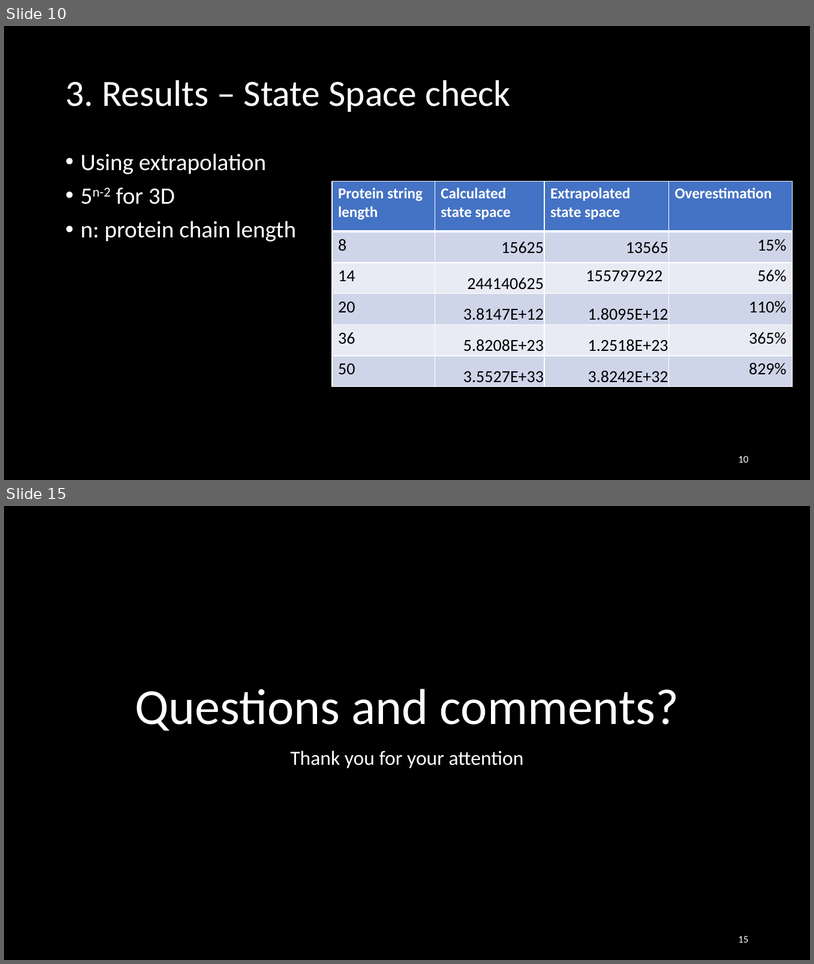
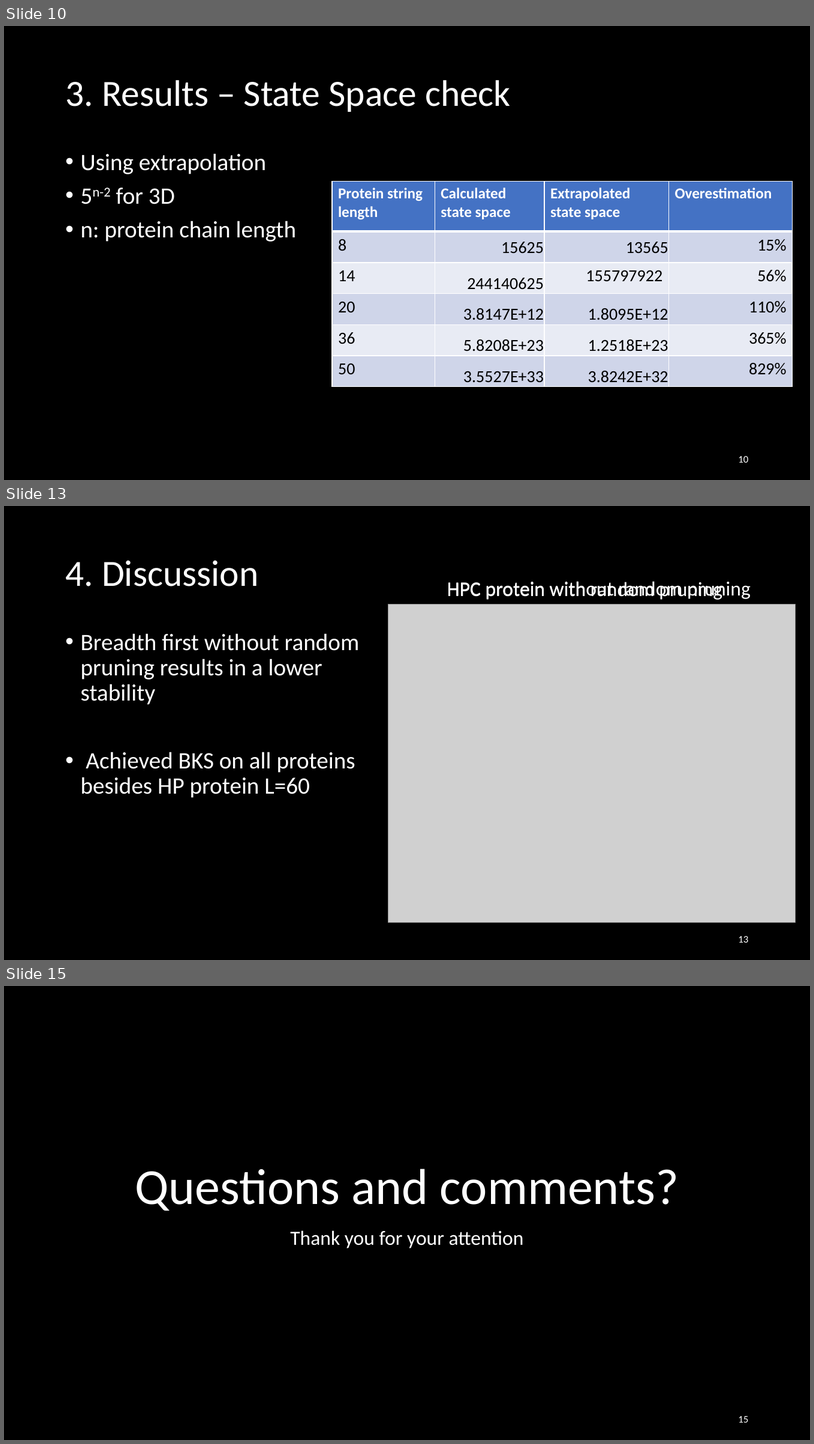
Before and after one commit to Loek21/Protein-Pow-d-er, a slide deck: Docs/PPP, final.pptx. Shown one above the other, each under a label of ours: slides 10 and 15 before the commit, slides 10, 13 and 15 after it; the slides between them are not shown. The pictures are 814x964 and 814x1444 pixels, drawn with LibreOffice and Linux fonts; fonts in the diff are those of the drawing; grey boxes stand for pictures. Boxes give left, top, right and bottom in pixels: in the first picture for what was removed or moved away, otherwise in the second. Text is boxed around its words. In the diff, an @@ line names an element or a change of style, - is before the commit and + after.

```diff
--- a/Docs/PPP, final.pptx
+++ b/Docs/PPP, final.pptx
@@ slide 13 added at [4,506,810,960], background #000000 @@
@@ title added at [65,560,258,586], 44 pt, text #FFFFFF @@
+4. Discussion
@@ text added at [447,581,751,600], 24 pt, text #FFFFFF @@
+HPC protein without random pruning
@@ text added at [591,581,723,600], 24 pt, text #FFFFFF @@
+HPC protein with random pruning
@@ picture added at [389,604,796,922] @@
@@ text added at [81,633,360,798], 28 pt, text #FFFFFF @@
+• Breadth first without random pruning results in a lower stability
+• Achieved BKS on all proteins besides HP protein L=60
@@ page number added at [738,936,749,942], 12 pt, text #FFFFFF @@
+13
```
Also in this commit, not shown: 3 slides changed, 5 other slides added, 2 slides removed, 5 other files.
